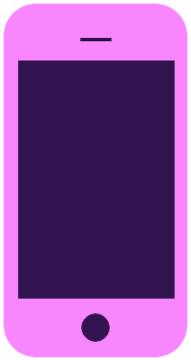
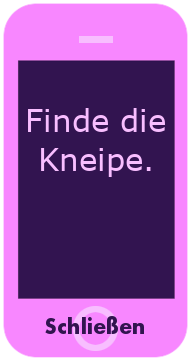
Layered file, before and after one edit (191×360). Changes by layer:
added layer "Schließen" above "Finde die Kneipe." over (45, 316, 144, 334)
added layer "Finde die Kneipe." above "iphone pink" over (28, 108, 165, 177)
painted on "iphone pink" over (73, 36, 118, 351)
